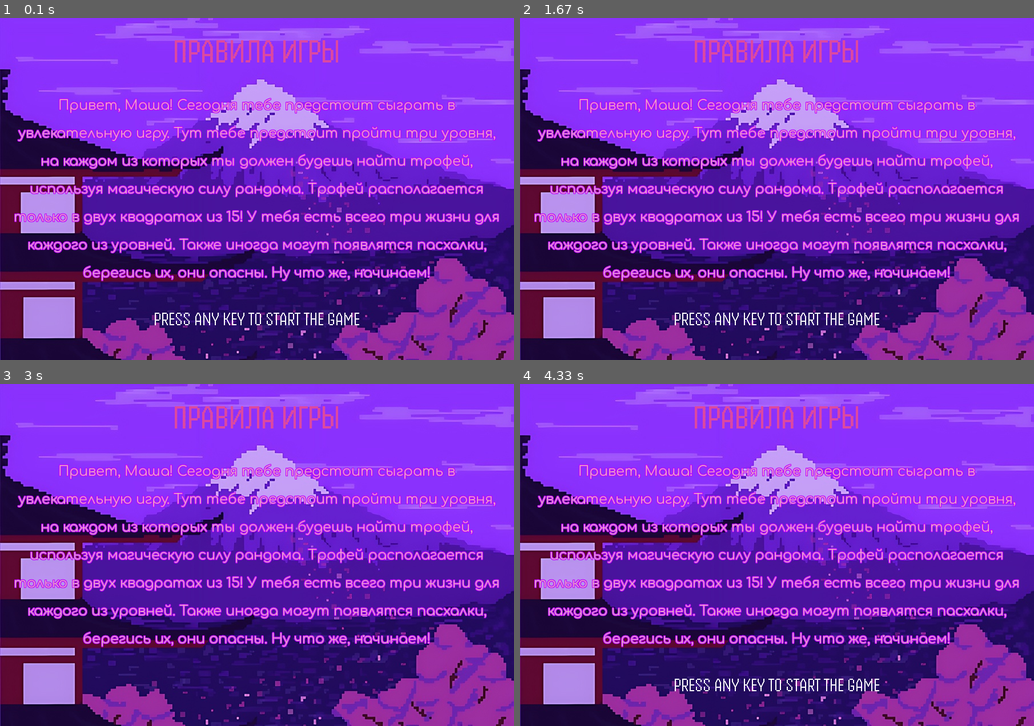
Above: before the commit, frames 1-4 (two rows, left to right).
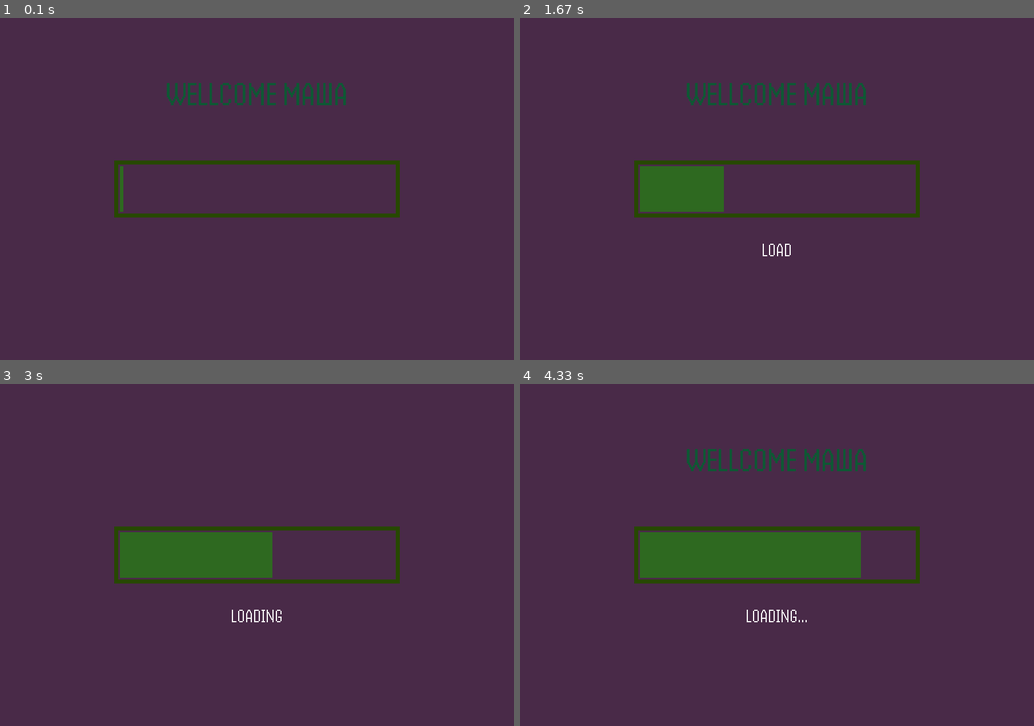
Above: after the commit, the same moments.

Repository: maryy127/pygame-project
Game: pygame game, started from main.py
Two runs of this game, one before a commit and one after it. Both use one fixed random seed, a clock stepped at 60 frames per second and the inputs below.
Inputs (mouse positions are in pixels of both pictures, inside the frame that each line leads up to):
- Up to frame 1 (0.1 s): no input
- Up to frame 2 (1.67 s): click (777, 189) at 0.38 s
- Up to frame 3 (3 s): no input
- Up to frame 4 (4.33 s): no input

The runs differ from the first frame. In frame 1, 100% of the frame differs, in the area x 0-100%, y 0-100%; in frame 2, 100%; in frame 3, 100%; in frame 4, 100%.

Commit message:
player class, advanced laser, sound effets

Diff:
--- a/functions.py
+++ b/functions.py
@@ -2,7 +2,7 @@
 from random import randint
 
 class Laser:
-    def __init__(self, x0, y0, width, height, speed, frame_paths, frame_duration=100):
+    def __init__(self, x0, y0, width, height, speed, frame_paths, laser_shift_sound : pygame.mixer.Sound, frame_duration=100):
         """
         ооочень сложный лазер
 
@@ -11,6 +11,7 @@
         :param width, height: dimensions of rectangle perimeter path
         :param speed: pixels per second along perimeter
         :param frame_paths: list of file paths for laser animation frames
+        :param laser_shift_sound: sound of laser's shot
         :param frame_duration: ms to display each frame
         """
         # perimeter path
@@ -23,6 +24,8 @@
         self.x, self.y = x0, y0
         self.last_offset_time = pygame.time.get_ticks()
         self.offset = 0
+        self.laser_sound = laser_shift_sound
+
         # load animation frames
         self.frames = [pygame.image.load(path).convert_alpha() for path in frame_paths]
         self.frame_duration = frame_duration
@@ -30,10 +33,13 @@
         self.last_frame_time = pygame.time.get_ticks()
 
     def update(self, dt):
+
         now = pygame.time.get_ticks()
-
-        if now - self.last_offset_time >= 1500:
-            self.offset = randint(10, 90)
+        if now - self.last_offset_time >= 1800:
+            new_offset = randint(10, 90)
+            if new_offset - self.offset >= 10:  # Воспроизводим звук только если значение увеличилось на значение больщее 9
+                self.laser_sound.play()
+            self.offset = new_offset
             self.last_offset_time = now
 
         self.pos = (self.pos + self.speed * dt / 1000) % self.perim
@@ -61,11 +67,64 @@
             self.last_frame_time = now
 
     def draw(self, surface):
-        # get current frame and rotate
         frame = self.frames[self.current_frame]
         rotated = pygame.transform.rotate(frame, self.angle)
         rect = rotated.get_rect(center=(self.x, self.y))
         surface.blit(rotated, rect.topleft)
+
+
+class Player:
+    def __init__(self, ghost_frames, heart_frames, x, y, speed, lives, screen, bounds : list, dead_img):
+        self.ghost_frames = [pygame.image.load(f).convert_alpha() for f in ghost_frames]
+        self.heart_frames = [pygame.image.load(f).convert_alpha() for f in heart_frames]
+        self.x = x; self.y = y; self.speed = speed
+        self.lives = lives
+        self.screen = screen
+        self.current_ghost = 0; self.last_ghost_time = pygame.time.get_ticks()
+        self.ghost_slow = 100
+        self.width = self.ghost_frames[0].get_width()
+        self.height = self.ghost_frames[0].get_height()
+        self.bounds = bounds
+        self.current_heart = 0
+        self.dead = False
+        self.death_time = None
+        self.dead_img = pygame.image.load(dead_img)
+
+    def update(self, keys):
+        if not self.dead:
+            if keys[pygame.K_UP]:    self.y = max(self.bounds[1], self.y - self.speed)
+            if keys[pygame.K_DOWN]:  self.y = min(self.bounds[3] - self.height, self.y + self.speed)
+            if keys[pygame.K_LEFT]:  self.x = max(self.bounds[0], self.x - self.speed)
+            if keys[pygame.K_RIGHT]: self.x = min(self.bounds[2] - self.width, self.x + self.speed)
+
+        now = pygame.time.get_ticks()
+        if now - self.last_ghost_time >= self.ghost_slow:
+            self.current_ghost = (self.current_ghost + 1) % len(self.ghost_frames)
+            self.last_ghost_time = now
+
+    def draw(self):
+        if not self.dead:
+            frame = self.ghost_frames[self.current_ghost]
+        else:
+            frame = self.dead_img
+        self.screen.blit(frame, (self.x, self.y))
+        for i in range(self.lives):
+            self.screen.blit(self.heart_frames[self.current_heart], (20 + i * (60 + 5), 20))
+
+    def minus_life(self, laser: Laser):
+        laser_rect = pygame.transform.rotate(laser.frames[laser.current_frame], laser.angle).get_rect(center=(laser.x, laser.y))
+        player_rect = pygame.Rect(self.x, self.y, self.width, self.height)
+        if player_rect.colliderect(laser_rect):
+            return True
+        return False
+
+    def die(self):
+        if not self.dead or self.death_time is None:
+            return False
+        now = pygame.time.get_ticks()
+        if now - self.death_time >= 2000:
+            return True
+        return False
 
 
 
--- a/main.py
+++ b/main.py
@@ -4,21 +4,25 @@
 name = 'Маша'
 #name = input('Введите свое имя:  ')
 name = name.capitalize()
+
 pygame.init()
+pygame.mixer.init()
+game_start_sound = pygame.mixer.Sound('sfx/game_start.wav')
+laser_shift_sound = pygame.mixer.Sound("sfx/laser_shift.wav")
+death_sound = pygame.mixer.Sound("sfx/player_die.wav")
 
 # Код, описывающий окно программы
 w= 900
 h = 600
 screen = pygame.display.set_mode((w, h))
 pygame.display.set_caption('my game')
-icon = pygame.image.load('icon.png')
+icon = pygame.image.load('imgs/icon.png')
 pygame.display.set_icon(icon)
 # Создаём контроль FPS
 clock = pygame.time.Clock()
 FPS = 30  # Устанавливаем нужное значение FPS
 
 #loading state variables
-state = 'instruction'
 font1 = pygame.font.Font('fonts/Handjet.ttf', 60)
 font2 = pygame.font.Font('fonts/Handjet.ttf', 34)
 wellcome = font1.render(f'WELLCOME {name.upper()}', True, (14, 88, 52))
@@ -31,6 +35,7 @@
 current_index = 0
 last_update_time = pygame.time.get_ticks()
 complete_fl = False
+time_loaded_added = False
 
 #rules
 rules_font1 = pygame.font.Font('fonts/Comfortaa.ttf', 24)
@@ -38,68 +43,70 @@
 text_rules_list = render_wrapped_text(w, header_r.get_height() + 70, f'Привет, {name}! Сегодня тебе предстоит сыграть в …(393 unchanged characters)…
 press_to_c = font2.render('press any key to start the game'.upper(), True, (255, 255, 255))
 press_y = text_rules_list[-1][1][1] + text_rules_list[-1][0].get_height() + 47
+print(text_rules_list)
+
 #game imgs
-bg_rules = pygame.image.load('rules_bg.jpg')
-bg_game = pygame.image.load('bg_game.jpg')
-squares_game = pygame.image.load('squares_game.svg')
+bg_rules = pygame.image.load('imgs/rules_bg.jpg')
+bg_game = pygame.image.load('imgs/bg_game.jpg')
+squares_game = pygame.image.load('imgs/squares_game.svg')
+
+game_over = pygame.image.load('imgs/game_over.png')
+restart_btn = pygame.image.load('imgs/restart.png')
+restart_btn.set_colorkey((255, 255, 255))
+restart_btn = pygame.transform.scale(restart_btn, (100, 100))
+
 #spider animation
 num_i = 0
 slow = 3
 spider_list = [pygame.image.load(f'spider/frame-{i}.gif') for i in range(1, 9)]
-#ghost animation
-ghost_list = [pygame.image.load(f'ghost/frame-{i}.gif') for i in range(1, 13)]
-gh_x = 150
-gh_y = 115
-gh_speed = 9
-move_up_flag = False #vychitaniye
-move_down_fl = False
-move_left_fl = False
-move_right_fl = False
-#heart anim
-heart_list = [pygame.image.load(f'pixel_heart/frame-{i}.gif') for i in range(1, 10)]
-lives_c = 3
-he_x = 20
-# laser pashalko))))))))))))))))
+
+#player
+ghost_list = [f'ghost/frame-{i}.gif' for i in range(1, 13)]
+heart_list = [f'pixel_heart/frame-{i}.gif' for i in range(1, 10)]
+
+player = Player(ghost_list, heart_list, 150, 115, 9, 3, screen, [140, 100, 800, 480], 'imgs/dead_player.png')
+
+# laser)
 laser_list = [f'laser/frame-{i}.gif' for i in range(1, 5)]
-laser = Laser(0, 0, 900, 600, 150, laser_list, 130)
+laser = Laser(0, 0, 900, 600, 150, laser_list, laser_shift_sound, 130)
 colider_fl = False
 new_laser = 0
+laser_fl = False
+laser_start_time = 0
+game_start_time = 0
+
 # Игровой цикл и флаг выполнения программы
-laser_fl = False
+state = 'loading'
 game_run = True
+
 while game_run:
     dt = clock.tick(FPS)
-    # БЛОК ОБРАБОТКИ СОБЫТИЙ ИГРЫ
     current_time = pygame.time.get_ticks()
+    keys = pygame.key.get_pressed()
+
     for event in pygame.event.get():
         if event.type == pygame.QUIT:
             game_run = False
-        if event.type == pygame.KEYDOWN:
-            if event.key == pygame.K_UP:
-                move_up_flag = True
-            if event.key == pygame.K_DOWN:
-                move_down_fl = True
-            if event.key == pygame.K_RIGHT:
-                move_right_fl = True
-            if event.key == pygame.K_LEFT:
-                move_left_fl = True
-        if event.type == pygame.KEYUP:
-            if event.key == pygame.K_UP:
-                move_up_flag = False
-            if event.key == pygame.K_DOWN:
-                move_down_fl = False
-            if event.key == pygame.K_RIGHT:
-                move_right_fl = False
-            if event.key == pygame.K_LEFT:
-                move_left_fl = False
-    keys = pygame.key.get_pressed()
+        if event.type == pygame.MOUSEBUTTONDOWN:
+            if state == 'game_over':
+                pos = pygame.mouse.get_pos()
+                if (pos[0] >= w / 2 - 50 and pos[0] <= w / 2 - 50 + 100) and (pos[1] >= 400 and pos[1] <= 500):
+                    player = Player(ghost_list, heart_list, 150, 115, 9, 3, screen, [140, 100, 800, 480], 'imgs/dead_player.png')
+                    laser = Laser(0, 0, 900, 600, 150, laser_list, laser_shift_sound, 130)
+                    colider_fl = False
+                    new_laser = 0
+                    laser_fl = False
+                    game_start_time = current_time
+                    state = 'game'
 
     if state == 'loading':
         if bar_x < (480):
             bar_x += bar_speed
         else:
             complete_fl = True
+
         screen.fill((73, 42, 72))
+
         # wellcome
         if current_time - last_blink_time >= BLINK_INTERVAL:
             visible_w = not visible_w
@@ -117,12 +124,16 @@
         text_load = font2.render(text_display[:current_index], True, (255, 255, 255))
         if complete_fl:
             text_load = font2.render('LOADING COMPLETE!', True, (255, 100, 55))
+
         screen.blit(text_load, ((w / 2 - text_load.get_width() / 2), 250 + text_load.get_height() + 100))
         if complete_fl:
             screen.blit(wellcome, ((w/2 - wellcome.get_width() / 2), 100))
-            pygame.display.flip()
-            sleep(1.2)
-            state = 'instruction'
+            if not time_loaded_added:
+                game_start_sound.play()
+                time_loaded = current_time
+                time_loaded_added = True
+            if current_time - time_loaded >= 1400:
+                state = 'instruction'
 
 
 
@@ -140,47 +151,54 @@
             screen.blit(press_to_c, (w / 2 - press_to_c.get_width() / 2, press_y))
         if any(keys):
             state='game'
-            game_start_time = pygame.time.get_ticks()
+            game_start_time = current_time
 
     elif state == 'game':
         # animation
         num_i += 1
         num_frame_spider = num_i // slow % 8
-        num_frame_gh = num_i // slow % 12
-        num_frame_heart = num_i // slow % 9
+        player.current_heart = num_i // slow % 9
         num_frame_laser = num_i // slow % 4
-        laser_rect = pygame.transform.rotate(laser.frames[laser.current_frame], laser.angle).get_rect(center=(laser.x, laser.y))
-        player_rect = pygame.Rect(gh_x, gh_y, ghost_list[0].get_width(), ghost_list[0].get_height())
 
         # move pers
-        if move_up_flag:
-            gh_y = max(100, gh_y - gh_speed)
-        if move_down_fl:
-            gh_y = min(480 - 80, gh_y + gh_speed)      # 480 – высота границы, 80 – высота спрайта
-        if move_left_fl:
-            gh_x = max(140, gh_x - gh_speed)            # минимальная x = 140
-        if move_right_fl:
-            gh_x = min(800 - 80, gh_x + gh_speed)
+        player.update(keys)
         # laser
-        if current_time >= 3500 and not colider_fl:
+        if current_time - game_start_time >= 3000 and not colider_fl:
             laser.update(dt)
             laser_fl=True
-        if player_rect.colliderect(laser_rect) and not colider_fl:
-            lives_c -= 1
+
+        if player.minus_life(laser) and not colider_fl and not player.dead:
+            player.lives -= 1
+            death_sound.play()
             laser_fl = False
             colider_fl = True
             new_laser = current_time
 
-        if current_time - new_laser >= 3700:
+        if player.lives < 1:
+                if player.dead:
+                    if player.die():
+                        state = 'game_over'
+                else:
+                    player.dead = True
+                    player.death_time = pygame.time.get_ticks()
+                    death_sound.play()
+
+
+        if current_time - new_laser >= 2300 and not player.dead:
             colider_fl = False
+
         screen.blit(bg_game, (0, 0))
         screen.blit(squares_game, (0, 0))
         screen.blit(spider_list[num_frame_spider], (800, 0))
-        screen.blit(ghost_list[num_frame_gh], (gh_x, gh_y))
+        player.draw()
         if laser_fl and not colider_fl:
             laser.draw(screen)
-        for i in range(lives_c):
-            screen.blit(heart_list[num_frame_heart], (he_x + i * (60 + 5), 20))
+
+    elif state == 'game_over':
+        screen.fill((213, 52, 100))
+        screen.blit(game_over, (0, 0))
+        screen.blit(restart_btn, (w / 2 - 50, 400))
+
     pygame.display.flip()
 
 pygame.quit()
Renamed: bg_game.jpg -> imgs/bg_game.jpg
Binary file added: imgs/dead_player.png
Binary file added: imgs/game_over.png
Renamed: icon.png -> imgs/icon.png
Binary file added: imgs/restart.png
Renamed: rules_bg.jpg -> imgs/rules_bg.jpg
Renamed: squares_game.svg -> imgs/squares_game.svg
Not shown, added: sfx/game_start.wav
Not shown, added: sfx/laser_shift.wav
Not shown, added: sfx/player_die.wav
